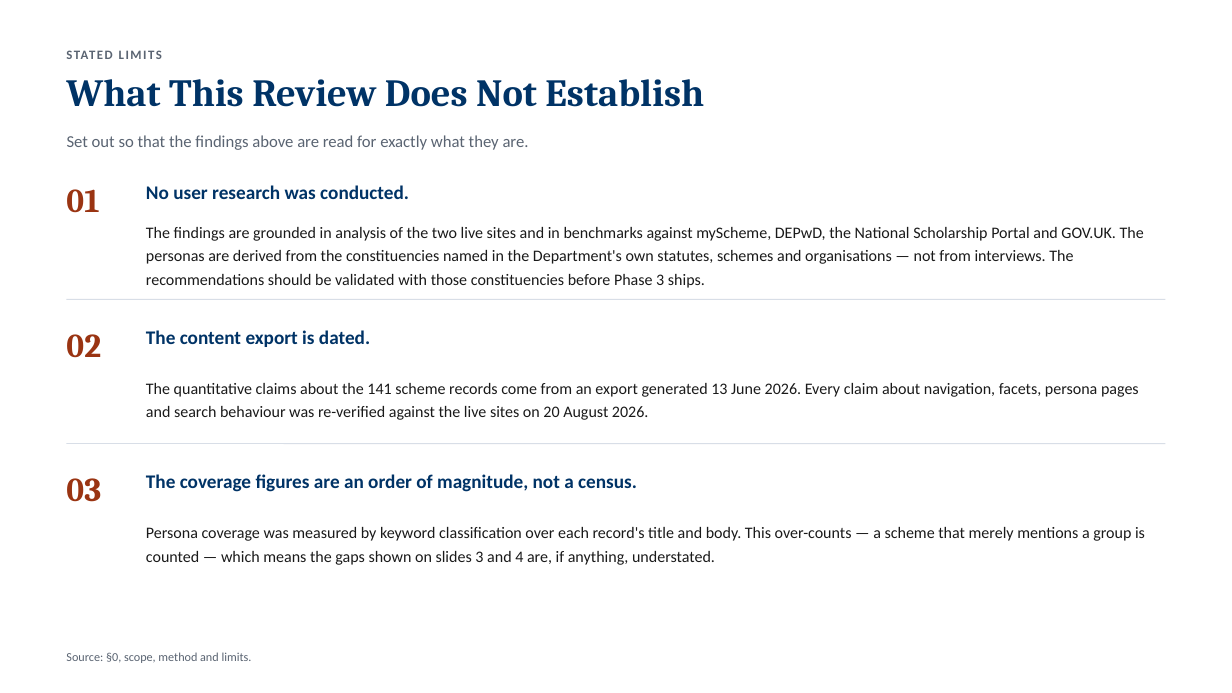
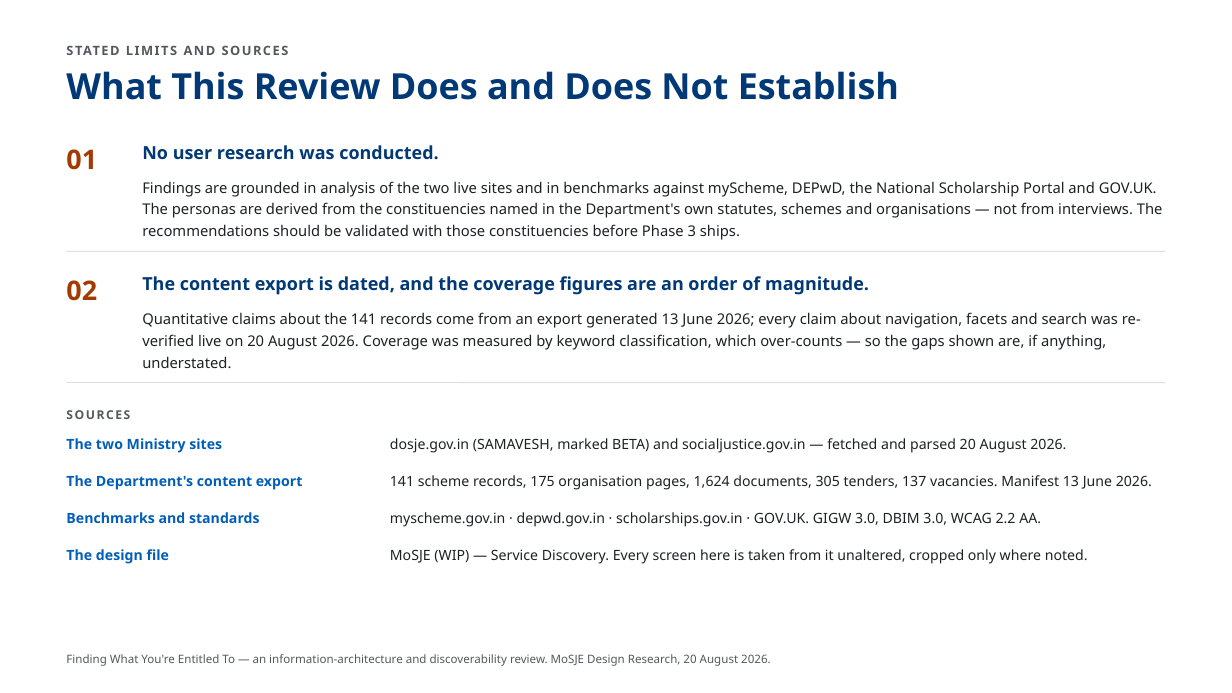
Before and after one commit to AkashShivanand/mosje, a slide deck: slide 8 of docs/plans/MoSJE-Persona-Scheme-Discovery.pptx (slide 18 before the commit). Drawn at 1232x693 pixels with LibreOffice and Linux fonts; fonts in the diff are those of the drawing. Boxes give left, top, right and bottom in pixels: in the first picture for what was removed or moved away, otherwise in the second. Text is boxed around its words. In the diff, an @@ line names an element or a change of style, - is before the commit and + after.

```diff
--- a/docs/plans/MoSJE-Persona-Scheme-Discovery.pptx
+++ b/docs/plans/MoSJE-Persona-Scheme-Discovery.pptx
@@ text at box(67, 41, 1165, 61): text changed; font Calibri to Noto Sans; text colour #5A6472 to #54585E @@
-STATED LIMITS
+STATED LIMITS AND SOURCES
@@ text at box(66, 71, 899, 100): text changed; size 30 to 28 pt; font Cambria to Noto Sans; text colour #003366 to #003975 @@
-What This Review Does Not Establish
+What This Review Does and Does Not Establish
@@ text "01": place and size @@
-text "01" at box(66, 189, 99, 213)
+text "01" at box(66, 149, 97, 170)
@@ text "01" at box(66, 149, 97, 170): size 26 to 21 pt, font Cambria to Noto Sans, text colour #9A3412 to #A43A00 @@
@@ text removed at box(67, 135, 529, 150) @@
-Set out so that the findings above are read for exactly what they are.
@@ text "No user research was conducted.": place and size @@
-text "No user research was conducted." at box(146, 185, 409, 199)
+text "No user research was conducted." at box(142, 145, 439, 160)
@@ text "No user research was conducted." at box(142, 145, 439, 160): size 15 to 14 pt, font Calibri to Noto Sans, text colour #003366 to #003975 @@
@@ text at box(142, 181, 1163, 240): text changed; size 12.5 to 11.5 pt; font Calibri to Noto Sans; text colour #1A1A1A to #1E2124 @@
-The findings are grounded in analysis of the two live sites and in benchmarks against myScheme, DEPwD, the National Scholarship Portal and GOV.UK. The personas are derived from the constituencies named in the Department's own statutes, schemes and organisations — not from interviews. The recommendations should be validated with those constituencies before Phase 3 ships.
+Findings are grounded in analysis of the two live sites and in benchmarks against myScheme, DEPwD, the National Scholarship Portal and GOV.UK. The personas are derived from the constituencies named in the Department's own statutes, schemes and organisations — not from interviews. The recommendations should be validated with those constituencies before Phase 3 ships.
@@ line moved from (67, 299) - (1165, 299) to (67, 251) - (1165, 251) @@
@@ line (67, 251) - (1165, 251): stroke #D8DEE7 0.75 pt to #DCDEE1 0.75 pt @@
@@ text "02" at box(66, 280, 97, 301): size 26 to 21 pt, font Cambria to Noto Sans, text colour #9A3412 to #A43A00 @@
@@ text "02": place and size @@
-text "02" at box(66, 334, 101, 358)
+text "02" at box(66, 280, 97, 301)
@@ text at box(142, 276, 869, 295): text changed; size 15 to 14 pt; font Calibri to Noto Sans; text colour #003366 to #003975 @@
-The content export is dated.
+The content export is dated, and the coverage figures are an order of magnitude.
@@ text at box(142, 312, 1141, 368): text changed; size 12.5 to 11.5 pt; font Calibri to Noto Sans; text colour #1A1A1A to #1E2124 @@
-The quantitative claims about the 141 scheme records come from an export generated 13 June 2026. Every claim about navigation, facets, persona pages and search behaviour was re-verified against the live sites on 20 August 2026.
+Quantitative claims about the 141 records come from an export generated 13 June 2026; every claim about navigation, facets and search was re-verified live on 20 August 2026. Coverage was measured by keyword classification, which over-counts — so the gaps shown are, if anything, understated.
@@ line moved from (67, 444) - (1165, 444) to (67, 383) - (1165, 383) @@
@@ line (67, 383) - (1165, 383): stroke #D8DEE7 0.75 pt to #DCDEE1 0.75 pt @@
@@ text added at box(66, 410, 130, 419), 9.5 pt, text #54585E, bold @@
+SOURCES
@@ text added at box(66, 438, 222, 453), 11 pt, text #005EB9, bold @@
+The two Ministry sites
@@ text added at box(390, 438, 1066, 453), 11 pt, text #1E2124 @@
+dosje.gov.in (SAMAVESH, marked BETA) and socialjustice.gov.in — fetched and parsed 20 August 2026.
@@ text removed at box(66, 478, 101, 502) @@
-03
@@ text added at box(66, 475, 303, 490), 11 pt, text #005EB9, bold @@
+The Department's content export
@@ text removed at box(146, 474, 637, 492) @@
-The coverage figures are an order of magnitude, not a census.
@@ text added at box(390, 475, 1152, 490), 11 pt, text #1E2124 @@
+141 scheme records, 175 organisation pages, 1,624 documents, 305 tenders, 137 vacancies. Manifest 13 June 2026.
@@ text added at box(66, 512, 260, 523), 11 pt, text #005EB9, bold @@
+Benchmarks and standards
@@ text removed at box(146, 527, 1145, 565) @@
-Persona coverage was measured by keyword classification over each record's title and body. This over-counts — a scheme that merely mentions a group is counted — which means the gaps shown on slides 3 and 4 are, if anything, understated.
@@ text added at box(390, 512, 1041, 527), 11 pt, text #1E2124 @@
+myscheme.gov.in · depwd.gov.in · scholarships.gov.in · GOV.UK. GIGW 3.0, DBIM 3.0, WCAG 2.2 AA.
@@ text added at box(66, 549, 169, 564), 11 pt, text #005EB9, bold @@
+The design file
@@ text added at box(390, 549, 1088, 564), 11 pt, text #1E2124 @@
+MoSJE (WIP) — Service Discovery. Every screen here is taken from it unaltered, cropped only where noted.
@@ text removed at box(66, 652, 252, 663) @@
-Source: §0, scope, method and limits.
@@ text added at box(66, 654, 771, 666), 9 pt, text #54585E @@
+Finding What You're Entitled To — an information-architecture and discoverability review. MoSJE Design Research, 20 August 2026.
```
Also in this commit, not shown: 6 other slides changed, 1 slide added, 12 slides removed, 4 other files.
